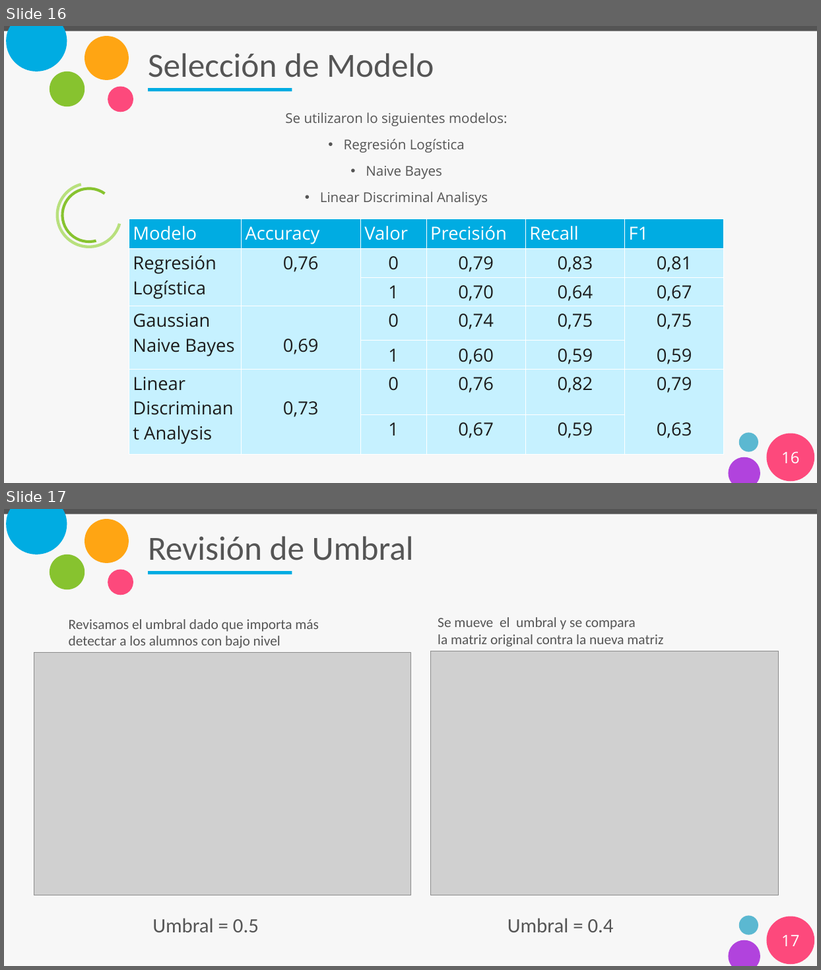
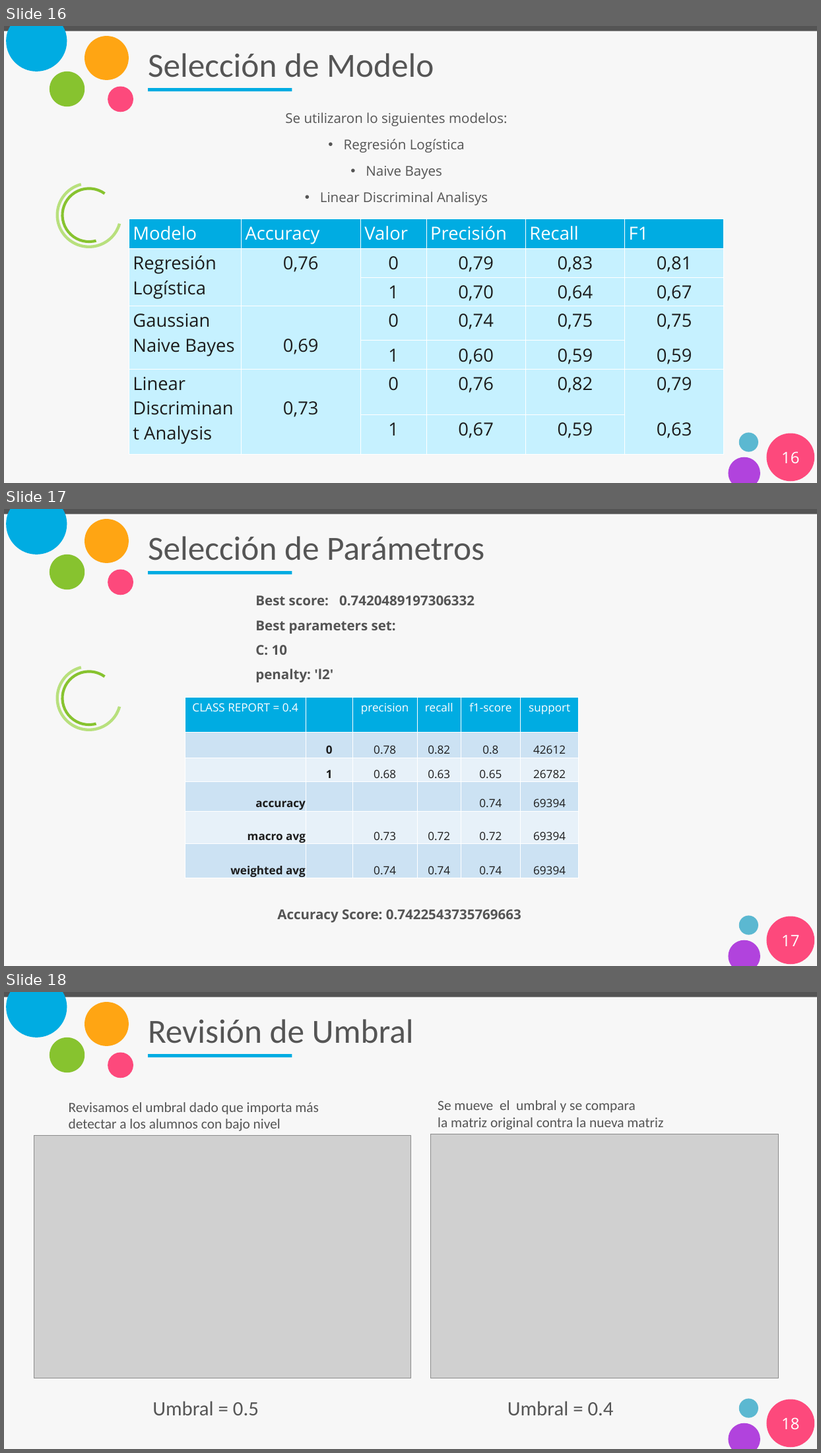
Before and after one commit to gp34446/desafio3, a slide deck: Presentación_desafio_3.pptx. Shown one above the other, each under a label of ours: slides 16 and 17 before the commit, slides 16, 17 and 18 after it. The pictures are 821x970 and 821x1453 pixels, drawn with LibreOffice and Linux fonts; fonts in the diff are those of the drawing; grey boxes stand for pictures. Boxes give left, top, right and bottom in pixels: in the first picture for what was removed or moved away, otherwise in the second. Text is boxed around its words. In the diff, an @@ line names an element or a change of style, - is before the commit and + after.

Commit message:
umbral y parametros

```diff
--- a/Presentación_desafio_3.pptx
+++ b/Presentación_desafio_3.pptx
@@ slide 17 added at [4, 509, 817, 966], background #F7F7F7; not listed: 11 template elements that a slide beside it also shows @@
@@ title added at [148, 536, 484, 560], 60 pt, text #555555 @@
+Selección de Parámetros
@@ text added at [255, 595, 475, 683], 24 pt, text #545454, bold @@
+Best score: 0.7420489197306332
+Best parameters set:
+C: 10
+penalty: 'l2'
@@ table added at [185, 698, 579, 880], 6 rows, 6 columns @@
+CLASS REPORT = 0.4 |  | precision | recall | f1-score | support
+ | 0 | 0.78 | 0.82 | 0.8 | 42612
+ | 1 | 0.68 | 0.63 | 0.65 | 26782
+accuracy |  |  |  | 0.74 | 69394
+macro avg |  | 0.73 | 0.72 | 0.72 | 69394
+weighted avg |  | 0.74 | 0.74 | 0.74 | 69394
@@ text added at [277, 910, 521, 923], 24 pt, text #545454, bold @@
+Accuracy Score: 0.7422543735769663
@@ page number added at [781, 935, 799, 947], 28 pt, text #FFFFFF @@
+17
@@ what was slide 17 is now slide 18 @@
@@ page number at [781, 1418, 799, 1430]: text changed @@
-17
+18
```
